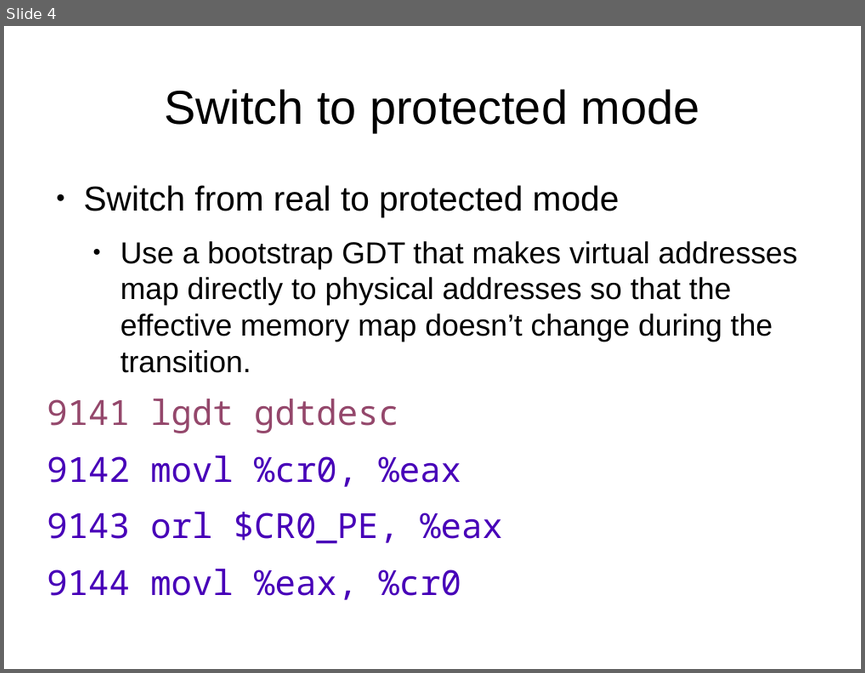
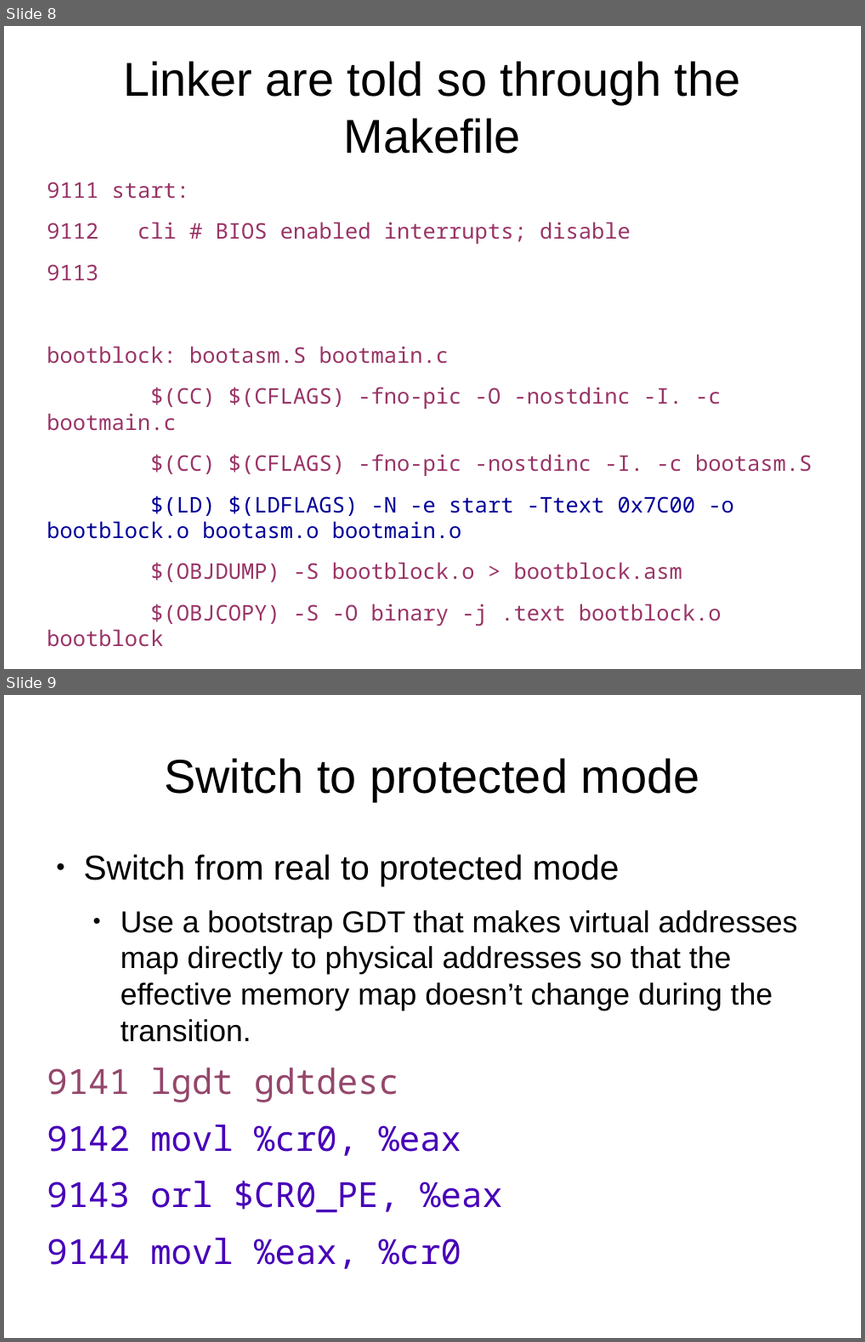
Before and after one commit to antonburtsev/cs5460, a slide deck: lecture07-system-boot/lecture07-system-boot.odp. Shown one above the other, each under a label of ours: slide 4 before the commit, slides 8 and 9 after it. The pictures are 865x673 and 865x1342 pixels, drawn with LibreOffice and Linux fonts; fonts in the diff are those of the drawing. Boxes give left, top, right and bottom in pixels: in the first picture for what was removed or moved away, otherwise in the second. Text is boxed around its words. In the diff, an @@ line names an element or a change of style, - is before the commit and + after.

```diff
--- a/lecture07-system-boot/lecture07-system-boot.odp
+++ b/lecture07-system-boot/lecture07-system-boot.odp
@@ slide 8 added at box(4, 26, 861, 669), background #FFFFFF @@
@@ title added at box(123, 61, 741, 154), 44 pt, text #000000 @@
+Linker are told so through the Makefile
@@ text added at box(46, 182, 812, 626), 20 pt, text #993366 @@
+9111 start:
+9112 cli # BIOS enabled interrupts; disable
+9113
+bootblock: bootasm.S bootmain.c
+$(CC) $(CFLAGS) -fno-pic -O -nostdinc -I. -c bootmain.c
+$(CC) $(CFLAGS) -fno-pic -nostdinc -I. -c bootasm.S
+$(LD) $(LDFLAGS) -N -e start -Ttext 0x7C00 -o bootblock.o bootasm.o bootmain.o
+$(OBJDUMP) -S bootblock.o > bootblock.asm
+$(OBJCOPY) -S -O binary -j .text bootblock.o bootblock
+./sign.pl bootblock
@@ what was slide 4 is now slide 9 @@
```
Also in this commit, not shown: 8 slides changed, 8 other slides added, 1 other file.
